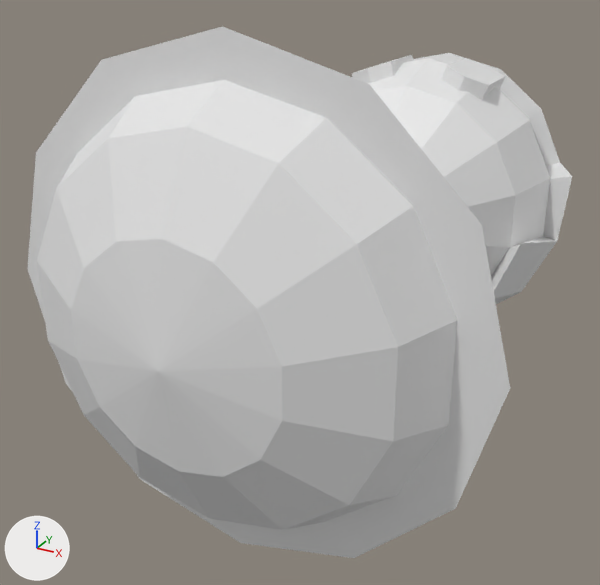
A saved change to the FBX model Assets/Models/PlayerModel.fbx.
One viewpoint serves both versions: a 50 mm camera at (1.05, -1.252, 0.895) aimed at (-0.118, 0.871, -0.167). The axes (+X, +Y, +Z) are drawn at lower left. The lights are the same throughout. Where no turn or scale is listed for an object, it has been applied to the vertices.

The first picture shows 'Bottom', 'Hair', 'Head', 'Normal Face', 'Torso'.
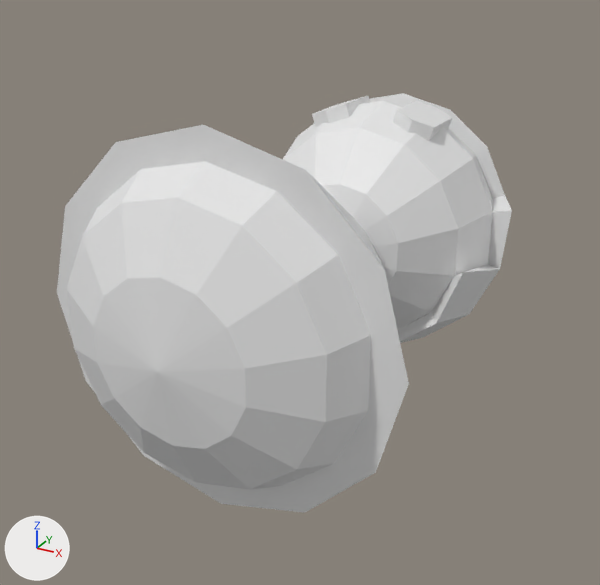
ob_body is not drawn itself; it is the parent of ob_torso, ob_bottom, ob_hair, ob_head.
ob_faces is not drawn itself; it is the parent of ob_normal_face.

Boxes (x1, y1, x2, y2) around the edits, measured in the pictures (600 x 585 px):
'Bottom', rescaled (28% narrower, 27% shorter): before (37, 80, 457, 530); after (67, 161, 371, 490)
'Torso', rescaled (27% narrower, 27% shorter): before (27, 26, 510, 558); after (57, 125, 409, 513)
'Head', rescaled, moved: before (368, 58, 550, 275); after (283, 101, 493, 330)
'Hair', rescaled, moved (10% narrower): before (413, 53, 572, 304); after (369, 93, 512, 343)
'Normal Face', moved, rescaled (10% narrower): before (351, 55, 506, 100); after (312, 96, 452, 141)

What the commit changed:
Object 'Hair' (ob_hair) moves from (0.0, 0.0, 1.54) to (0.0, 0.0, 1.485).
Object 'Hair' (ob_hair) is rescaled from (1.0, 1.0, 1.0) to (1.15, 1.15, 1.15).
Object 'Body' (ob_body) is rescaled from (0.7, 0.7, 0.6) to (0.504, 0.504, 0.432).
Object 'Faces' (ob_faces) moves from (0.0, 1.59, 0.0) to (0.0, 1.194, 0.0).
Object 'Faces' (ob_faces) is rescaled from (0.7, 0.7, 0.6) to (0.58, 0.58, 0.497).
Object 'Head' (ob_head) moves from (0.0, 0.0, 1.54) to (0.0, 0.0, 1.485).
Object 'Head' (ob_head) is rescaled from (1.0, 1.0, 1.0) to (1.15, 1.15, 1.15).
